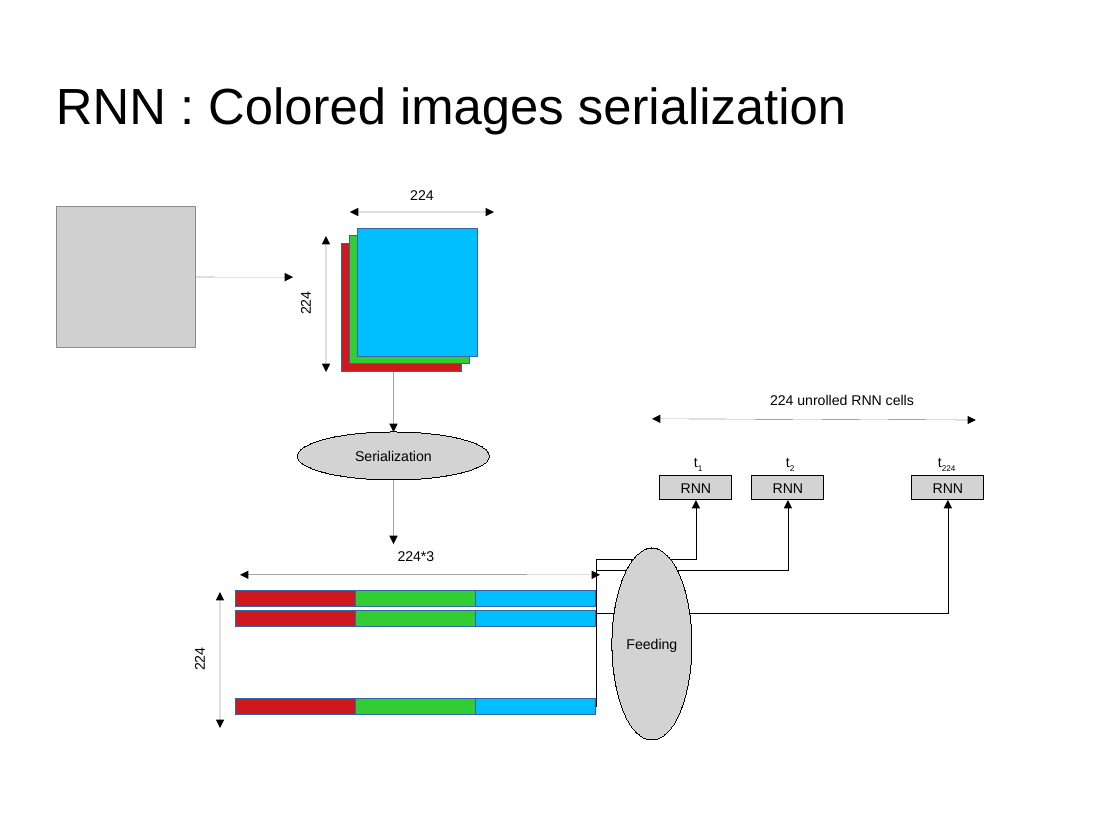
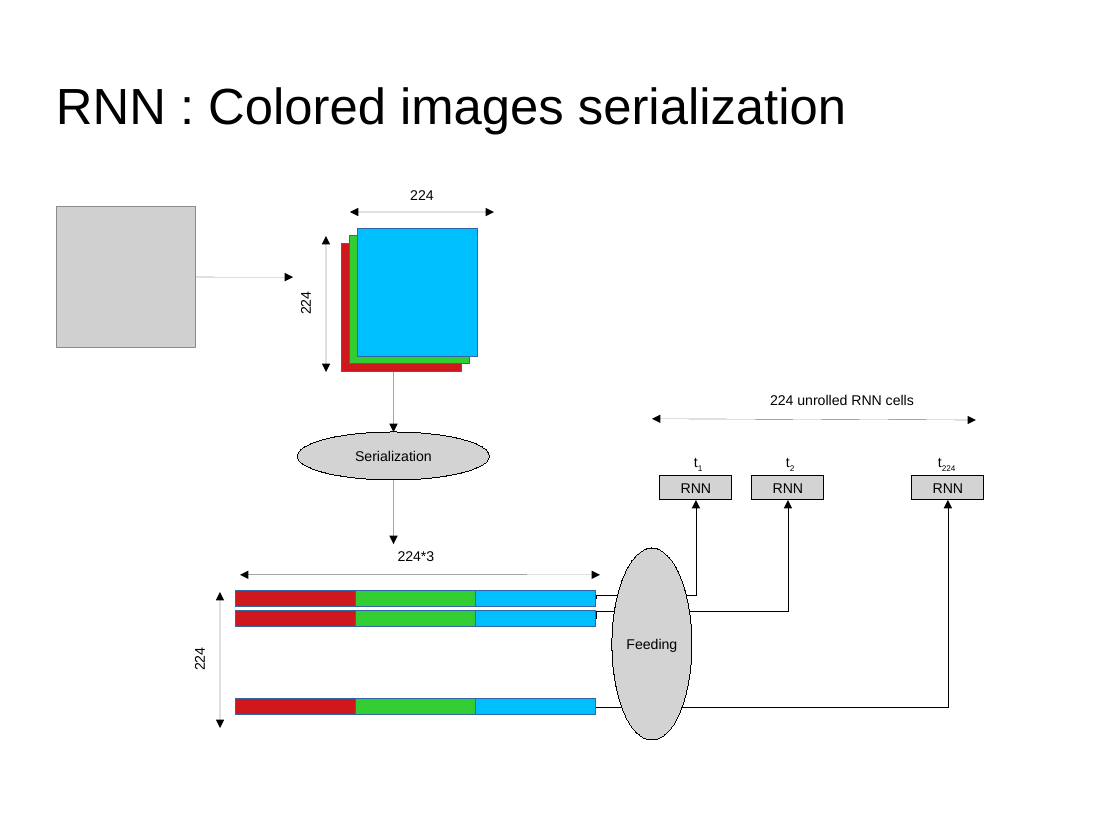
Before and after one commit to dataforcast/OC_Datascientist, a slide deck: slide 32 of P8/report/Openclassrooms_ParcoursDatascientist_P8-V1.odp. Drawn at 1120x840 pixels with LibreOffice and Linux fonts; fonts in the diff are those of the drawing; grey boxes stand for pictures; background and template pictures are left out. Boxes give left, top, right and bottom in pixels: in the first picture for what was removed or moved away, otherwise in the second. Text is boxed around its words. In the diff, an @@ line names an element or a change of style, - is before the commit and + after.

```diff
--- a/P8/report/Openclassrooms_ParcoursDatascientist_P8-V1.odp
+++ b/P8/report/Openclassrooms_ParcoursDatascientist_P8-V1.odp
@@ elbow arrow (597, 599) - (696, 500): route changed @@
@@ elbow arrow (597, 619) - (789, 500): route changed @@
@@ elbow arrow (597, 707) - (948, 500): route changed @@
```
Also in this commit, not shown: 5 other slides changed, 9 other files.
